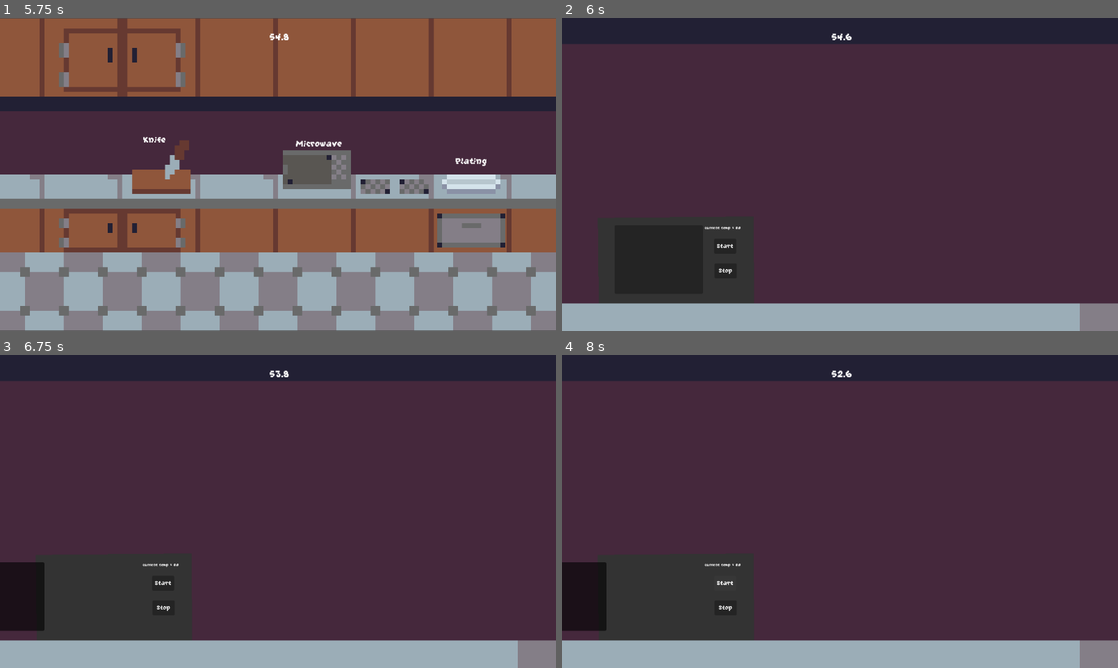
Above: before the commit, frames 1-4 (two rows, left to right).
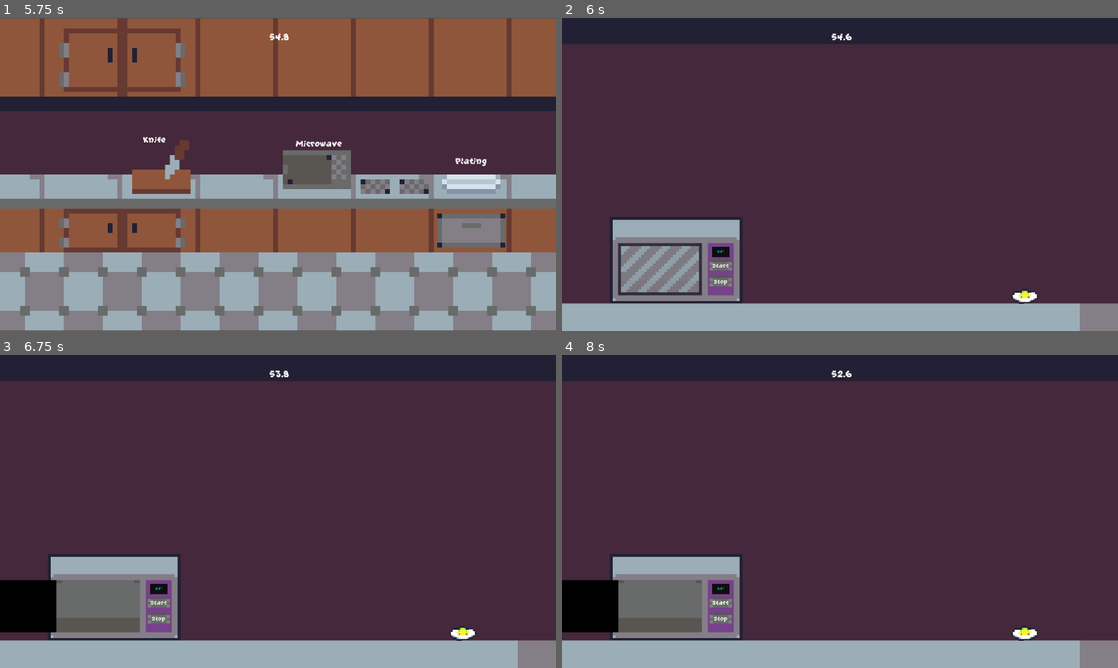
Above: after the commit, the same moments.

Repository: Sastingus/Team-name-GMTK-2026
Game: Godot game, scene res://scenes/worlds/main_menu.tscn
Same seed, same stepped clock (60 frames per second), same inputs: the game is played once before the commit and once after it.
Inputs (mouse positions are in pixels of both pictures, inside the frame that each line leads up to; where the layout moved, square brackets give the same spot in the first picture):
- Up to frame 1 (5.75 s): click "Start" at 0.5 s; tap Enter at 1.25, 4.25 s; move the mouse to (400, 158) at 1.27 s; right-click (400, 158) at 1.35 s; move the mouse to (166, 190) at 2.02 s; click (166, 190) at 2.1 s; move the mouse to (333, 105) at 2.77 s; right-click (333, 105) at 2.85 s; tap Space at 3.5 s; move the mouse to (250, 237) at 3.52 s; click (250, 237) at 3.6 s; move the mouse to (444, 221) at 4.27 s; right-click (444, 221) at 4.35 s; move the mouse to (111, 127) at 5.02 s; click (111, 127) at 5.1 s
- Up to frame 2 (6 s): move the mouse to (867, 174) at 5.77 s; right-click (867, 174) at 5.85 s
- Up to frame 3 (6.75 s): click (100, 605) [94, 596] at 6.5 s
- Up to frame 4 (8 s): click "Start" at 7.25 s

Frame 1 is identical in both runs. In frame 2, 5.9% of the frame differs, in the area x 8-86%, y 63-92%; in frame 3, 7.8%; in frame 4, 7.9%, in the area x 0-86%, y 63-92%.

Commit message:
microwave new art

Diff:
--- a/scenes/ingredients/egg.tscn
+++ b/scenes/ingredients/egg.tscn
@@ -9,15 +9,15 @@
 [sub_resource type="CircleShape2D" id="CircleShape2D_1gpru"]
 radius = 47.853943
 
-[sub_resource type="AtlasTexture" id="AtlasTexture_f0cn5"]
+[sub_resource type="AtlasTexture" id="AtlasTexture_q8ax3"]
 atlas = ExtResource("1_6hgkf")
-region = Rect2(192, 128, 64, 64)
+region = Rect2(48, 32, 16, 16)
 
 [sub_resource type="SpriteFrames" id="SpriteFrames_07jyi"]
 animations = [{
 "frames": [{
 "duration": 1.0,
-"texture": SubResource("AtlasTexture_f0cn5")
+"texture": SubResource("AtlasTexture_q8ax3")
 }],
 "loop": 1,
 "name": &"default",
@@ -36,6 +36,8 @@
 shape = SubResource("CircleShape2D_1gpru")
 
 [node name="AnimatedSprite2D" type="AnimatedSprite2D" parent="." unique_id=1749977998]
+position = Vector2(1.9999999, -1.9999999)
+scale = Vector2(3.78125, 3.78125)
 sprite_frames = SubResource("SpriteFrames_07jyi")
 
 [node name="GrabComponent" type="Node2D" parent="." unique_id=1534589526 node_paths=PackedStringArray("grab_area", "parent")]
--- a/scenes/ingredients/seasoned_egg.tscn
+++ b/scenes/ingredients/seasoned_egg.tscn
@@ -11,15 +11,15 @@
 [sub_resource type="CircleShape2D" id="CircleShape2D_1gpru"]
 radius = 47.853943
 
-[sub_resource type="AtlasTexture" id="AtlasTexture_5pqij"]
+[sub_resource type="AtlasTexture" id="AtlasTexture_5rpsg"]
 atlas = ExtResource("1_5rpsg")
-region = Rect2(192, 192, 64, 64)
+region = Rect2(48, 48, 16, 16)
 
 [sub_resource type="SpriteFrames" id="SpriteFrames_r87m8"]
 animations = [{
 "frames": [{
 "duration": 1.0,
-"texture": SubResource("AtlasTexture_5pqij")
+"texture": SubResource("AtlasTexture_5rpsg")
 }],
 "loop": 1,
 "name": &"new_animation",
@@ -39,6 +39,8 @@
 
 [node name="AnimatedSprite2D" type="AnimatedSprite2D" parent="." unique_id=1749977998]
 modulate = Color(0.60662574, 0.60662585, 0.6066258, 1)
+position = Vector2(2, -2)
+scale = Vector2(3.781, 3.781)
 sprite_frames = SubResource("SpriteFrames_r87m8")
 animation = &"new_animation"
 
--- a/scenes/tools/microwave/microwave.gd
+++ b/scenes/tools/microwave/microwave.gd
@@ -9,7 +9,7 @@
 const HEAT_PER_SECOND = 100
 const DOOR_MOVE_DISTANCE = 200
 const BURNT_HEAT = 100
-@onready var temp_heat_label: Label = $temp_HeatLabel
+@onready var heat_label: Label = $ColorRect/HeatLabel
 @onready var door_button: Button = $DoorButton
 @onready var microwave_floor: CollisionShape2D = $StaticBody2D/MicrowaveFloor
 
@@ -17,7 +17,7 @@
 func _process(delta: float) -> void:
 	if get_microwaveable():
 		current_temp += HEAT_PER_SECOND * delta
-	temp_heat_label.text = "current temp = "+str(round(current_temp))
+	heat_label.text = str(round(current_temp))+"°"
 	if microwave_started:
 		door_button.disabled = true
 	else:
@@ -56,12 +56,14 @@
 	microwave_opened = toggled_on
 	if not microwave_started:
 		if microwave_opened:
-			door_button.position -= Vector2(DOOR_MOVE_DISTANCE,0)
+			door_button.modulate = Color(0.0, 0.0, 0.0, 1)
+			door_button.position -= Vector2(door_button.size.x,0)
 			microwave_floor.disabled = false
 			door_button.z_index = -1
 			recalculate_target()
 		else:
-			door_button.position += Vector2(DOOR_MOVE_DISTANCE,0)
+			door_button.modulate = Color(1.0, 1.0, 1.0, 0.7)
+			door_button.position += Vector2(door_button.size.x,0)
 			if current_target == null:
 				microwave_floor.disabled = true
 				door_button.z_index = -1
--- a/scenes/tools/microwave/microwave.tscn
+++ b/scenes/tools/microwave/microwave.tscn
@@ -1,74 +1,128 @@
 [gd_scene format=3 uid="uid://b5gebj45i87sl"]
 
 [ext_resource type="Script" uid="uid://c78ihvhqts5sy" path="res://scenes/tools/microwave/microwave.gd" id="1_6s3ad"]
+[ext_resource type="Texture2D" uid="uid://dwjbn17x3xyne" path="res://assets/Sprite-0002.png" id="2_bii8u"]
+[ext_resource type="Texture2D" uid="uid://dyfimsfq2ofax" path="res://assets/microwave-button-normal.png" id="3_agpiq"]
+[ext_resource type="Texture2D" uid="uid://22kxqkofodir" path="res://assets/microwave-button-pressed.png" id="4_u56pr"]
+[ext_resource type="Texture2D" uid="uid://b3fn3qy2r4v6l" path="res://assets/Sprite-0001.png" id="5_cvttr"]
+
+[sub_resource type="AtlasTexture" id="AtlasTexture_f0x0j"]
+atlas = ExtResource("2_bii8u")
+region = Rect2(0, 128, 256, 128)
+
+[sub_resource type="SpriteFrames" id="SpriteFrames_0onbk"]
+animations = [{
+"frames": [{
+"duration": 1.0,
+"texture": SubResource("AtlasTexture_f0x0j")
+}],
+"loop": 1,
+"name": &"default",
+"speed": 5.0
+}]
 
 [sub_resource type="RectangleShape2D" id="RectangleShape2D_6s3ad"]
-size = Vector2(164, 125)
+size = Vector2(173, 105)
 
 [sub_resource type="RectangleShape2D" id="RectangleShape2D_bii8u"]
-size = Vector2(179.5, 20)
+size = Vector2(173, 15)
 
-[sub_resource type="StyleBoxFlat" id="StyleBoxFlat_6s3ad"]
-bg_color = Color(0.6156863, 0.68235296, 0.07450981, 0.7607843)
-corner_radius_top_left = 3
-corner_radius_top_right = 3
-corner_radius_bottom_right = 3
-corner_radius_bottom_left = 3
+[sub_resource type="StyleBoxTexture" id="StyleBoxTexture_u56pr"]
+texture = ExtResource("3_agpiq")
+texture_margin_top = 4.0
+expand_margin_bottom = 2.0
+
+[sub_resource type="StyleBoxTexture" id="StyleBoxTexture_cvttr"]
+texture = ExtResource("4_u56pr")
+
+[sub_resource type="Theme" id="Theme_agpiq"]
+Button/styles/hover = SubResource("StyleBoxTexture_u56pr")
+Button/styles/normal = SubResource("StyleBoxTexture_u56pr")
+Button/styles/pressed = SubResource("StyleBoxTexture_cvttr")
+
+[sub_resource type="StyleBoxTexture" id="StyleBoxTexture_6nrx0"]
+texture = ExtResource("5_cvttr")
+expand_margin_left = 17.0
+expand_margin_bottom = 11.0
+
+[sub_resource type="StyleBoxTexture" id="StyleBoxTexture_agpiq"]
+texture = ExtResource("5_cvttr")
+expand_margin_left = 17.0
+expand_margin_bottom = 11.0
+modulate_color = Color(1, 1, 0.19215687, 0.57254905)
 
 [sub_resource type="StyleBoxEmpty" id="StyleBoxEmpty_6s3ad"]
 
 [node name="Microwave" type="Area2D" unique_id=102243551]
 script = ExtResource("1_6s3ad")
 
+[node name="AnimatedSprite2D" type="AnimatedSprite2D" parent="." unique_id=1050787794]
+z_index = -1
+position = Vector2(84, 0)
+scale = Vector2(1.4926465, 1.4926465)
+sprite_frames = SubResource("SpriteFrames_0onbk")
+
 [node name="CollisionShape2D" type="CollisionShape2D" parent="." unique_id=898840610]
-position = Vector2(0, -1.5)
+visible = false
+position = Vector2(3.5, 16.5)
 shape = SubResource("RectangleShape2D_6s3ad")
 
-[node name="Polygon2D" type="Polygon2D" parent="." unique_id=2100182432]
-z_index = -1
-position = Vector2(-71.43532, -15)
-scale = Vector2(0.6494215, 0.8460174)
-color = Color(0.20033002, 0.20033002, 0.20032999, 1)
-polygon = PackedVector2Array(-80.665405, 135.66667, -83.59952, -86.533676, 413.34528, -89.832664, 414.88513, 134.749)
-uv = PackedVector2Array(-80.665405, 135.66667, -83.59952, -86.533676, 414.3338, -89.46701, 421.67078, 126.133644)
-
 [node name="StaticBody2D" type="StaticBody2D" parent="." unique_id=580010265]
+visible = false
 
 [node name="MicrowaveFloor" type="CollisionShape2D" parent="StaticBody2D" unique_id=996124147]
-position = Vector2(0.25, 80)
+position = Vector2(3.5, 76.5)
 shape = SubResource("RectangleShape2D_bii8u")
 disabled = true
 
-[node name="temp_HeatLabel" type="Label" parent="." unique_id=1128901564]
-offset_left = 96.0
-offset_top = -73.0
-offset_right = 189.0
-offset_bottom = -50.0
+[node name="ColorRect" type="ColorRect" parent="." unique_id=1969686714]
+z_index = -1
+offset_left = 111.0
+offset_top = -28.0
+offset_right = 147.0
+offset_bottom = -7.0
+color = Color(0.056291588, 0.056291603, 0.056291595, 1)
+
+[node name="HeatLabel" type="Label" parent="ColorRect" unique_id=1128901564]
+modulate = Color(1.6364455e-06, 0.69717866, 0.69735605, 1)
+z_index = 1
+layout_mode = 0
+offset_left = 7.0
+offset_top = 4.0
+offset_right = 30.0
+offset_bottom = 15.0
 theme_override_colors/font_color = Color(1, 1, 1, 1)
 theme_override_font_sizes/font_size = 10
-text = "current temp = 350"
+text = "350.0°"
+horizontal_alignment = 1
 
 [node name="StartButton" type="Button" parent="." unique_id=1989218956]
-offset_left = 115.0
-offset_top = -45.0
-offset_right = 161.0
-offset_bottom = -14.0
+offset_left = 106.0
+offset_top = -1.0
+offset_right = 152.0
+offset_bottom = 19.0
+theme = SubResource("Theme_agpiq")
 text = "Start"
 
 [node name="StopButton" type="Button" parent="." unique_id=1314635175]
-offset_left = 116.0
-offset_top = 6.0
-offset_right = 162.0
-offset_bottom = 37.0
+offset_left = 106.0
+offset_top = 32.0
+offset_right = 152.0
+offset_bottom = 52.0
+theme = SubResource("Theme_agpiq")
 text = "Stop"
 
 [node name="DoorButton" type="Button" parent="." unique_id=2126527489]
+modulate = Color(1, 1, 1, 0.78431374)
 z_index = -1
-offset_left = -91.0
-offset_top = -73.0
-offset_right = 92.0
-offset_bottom = 69.0
-theme_override_styles/disabled = SubResource("StyleBoxFlat_6s3ad")
+offset_left = -83.0
+offset_top = -36.0
+offset_right = 90.0
+offset_bottom = 70.0
+theme_override_styles/normal = SubResource("StyleBoxTexture_6nrx0")
+theme_override_styles/pressed = SubResource("StyleBoxTexture_6nrx0")
+theme_override_styles/hover = SubResource("StyleBoxTexture_6nrx0")
+theme_override_styles/disabled = SubResource("StyleBoxTexture_agpiq")
 theme_override_styles/focus = SubResource("StyleBoxEmpty_6s3ad")
 toggle_mode = true
 
--- a/scenes/worlds/main_menu.tscn
+++ b/scenes/worlds/main_menu.tscn
@@ -5,7 +5,7 @@
 [ext_resource type="Theme" uid="uid://bfti8v7mjvobe" path="res://assets/button_theme.tres" id="3_jixok"]
 [ext_resource type="FontFile" uid="uid://bu8nk1sjrv7xg" path="res://assets/GrapeSoda.ttf" id="3_v0ctj"]
 [ext_resource type="Texture2D" uid="uid://co5aplhdcab5j" path="res://assets/team-name-logo.png" id="5_jixok"]
-[ext_resource type="AudioStream" uid="uid://dq8gdg4o4d23y" path="res://assets/mUSIC/MenuA.mp3" id="6_oa4j6"]
+[ext_resource type="AudioStream" uid="uid://dq8gdg4o4d23y" path="res://assets/music/MenuA.mp3" id="6_oa4j6"]
 
 [sub_resource type="Theme" id="Theme_1b5k1"]
 default_font = ExtResource("3_v0ctj")
--- a/scenes/worlds/world.gd
+++ b/scenes/worlds/world.gd
@@ -24,7 +24,7 @@
 
 func _on_restart_button_pressed() -> void:
 	Globals._ready()
-	get_tree().change_scene_to_packed(preload("res://scenes/worlds/main_menu.tscn"))
+	get_tree().change_scene_to_packed(load("res://scenes/worlds/main_menu.tscn"))
 
 
 func music_player():
--- a/scenes/worlds/world.tscn
+++ b/scenes/worlds/world.tscn
@@ -247,7 +247,7 @@
 position = Vector2(-376, 178)
 
 [node name="Egg" parent="MicrowaveStation" unique_id=1213985600 instance=ExtResource("6_xaid1")]
-position = Vector2(383, 220)
+position = Vector2(384, 220)
 
 [node name="KnifeStation" parent="." unique_id=1073761248 instance=ExtResource("1_sqeqr")]
 position = Vector2(2824, -1359)
Binary file added: assets/Sprite-0001.png
Not shown, added: assets/Sprite-0001.png.import
Binary file changed: assets/Sprite-0002.png
Binary file changed: assets/Sprite-0008.png
Not shown, changed: assets/mUSIC/A-Song.mp3.import
Not shown, changed: assets/mUSIC/MenuA.mp3.import
Not shown, changed: assets/mUSIC/SONG3BS2WT.mp3.import
Binary file added: assets/microwave-button-normal.png
Not shown, added: assets/microwave-button-normal.png.import
Binary file added: assets/microwave-button-pressed.png
Not shown, added: assets/microwave-button-pressed.png.import
Not shown: 1 places in scenes/ingredients/egg.tscn that only renumber resources
(and 1 more such lines)
